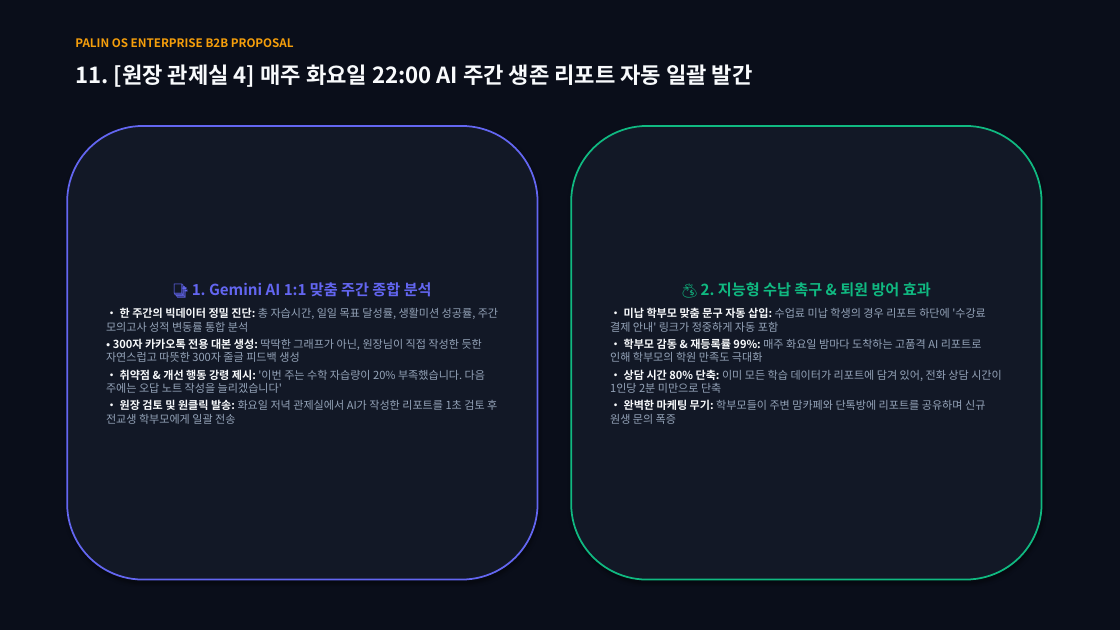
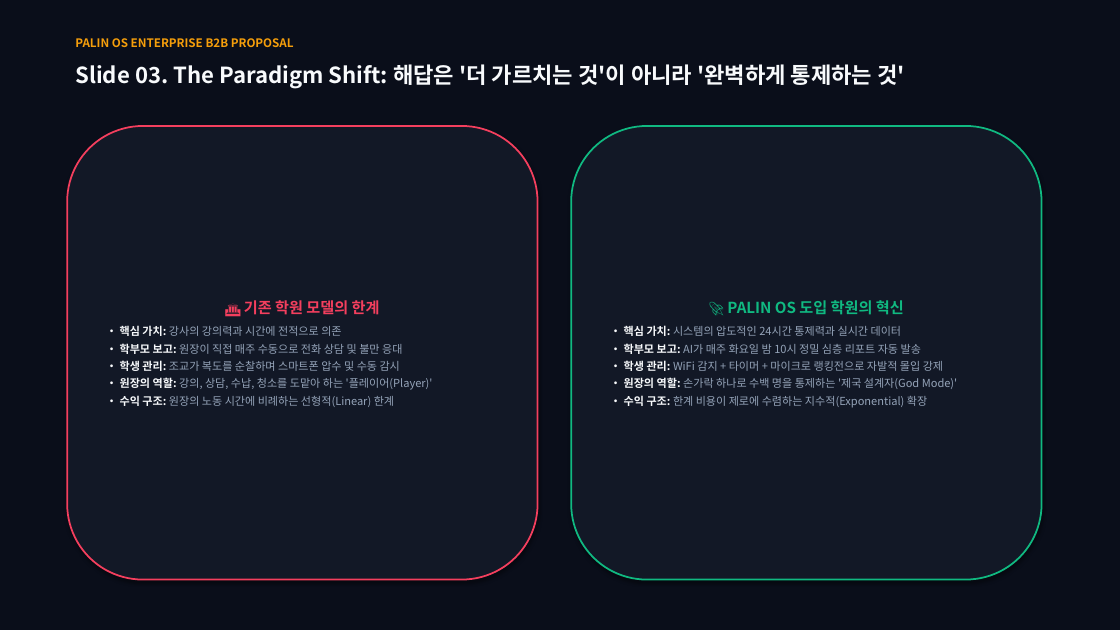
Before and after one commit to cheol-hun-kim/PALIN, a slide deck: slide 3 of PALIN_OS_B2B_Director_Proposal.pptx (slide 12 before the commit). Drawn at 1120x630 pixels with LibreOffice and Linux fonts; fonts in the diff are those of the drawing. Boxes give left, top, right and bottom in pixels: in the first picture for what was removed or moved away, otherwise in the second. Text is boxed around its words. In the diff, an @@ line names an element or a change of style, - is before the commit and + after.

```diff
--- a/PALIN_OS_B2B_Director_Proposal.pptx
+++ b/PALIN_OS_B2B_Director_Proposal.pptx
@@ text at (x1=75, y1=64, x2=905, y2=89): text changed @@
-11. [원장 관제실 4] 매주 화요일 22:00 AI 주간 생존 리포트 자동 일괄 발간
+Slide 03. The Paradigm Shift: 해답은 '더 가르치는 것'이 아니라 '완벽하게 통제하는 것'
@@ rounded rectangle "🏛️ 기존 학원 모델의 한계" at (x1=67, y1=126, x2=538, y2=580): outline #6366F1 1.5 pt to #F43F5E 1.5 pt @@
@@ text in rounded rectangle at (x1=120, y1=300, x2=433, y2=407): text changed @@
-📑 1. Gemini AI 1:1 맞춤 주간 종합 분석
-• 한 주간의 빅데이터 정밀 진단: 총 자습시간, 일일 목표 달성률, 생활미션 성공률, 주간 모의고사 성적 변동률 통합 분석
-• 300자 카카오톡 전용 대본 생성: 딱딱한 그래프가 아닌, 원장님이 직접 작성한 듯한 자연스럽고 따뜻한 300자 줄글 피드백 생성
-• 취약점 & 개선 행동 강령 제시: '이번 주는 수학 자습량이 20% 부족했습니다. 다음 주에는 오답 노트 작성을 늘리겠습니다'
-• 원장 검토 및 원클릭 발송: 화요일 저녁 관제실에서 AI가 작성한 리포트를 1초 검토 후 전교생 학부모에게 일괄 전송
+🏛️ 기존 학원 모델의 한계
+• 핵심 가치: 강사의 강의력과 시간에 전적으로 의존
+• 학부모 보고: 원장이 직접 매주 수동으로 전화 상담 및 불만 응대
+• 학생 관리: 조교가 복도를 순찰하며 스마트폰 압수 및 수동 감시
+• 원장의 역할: 강의, 상담, 수납, 청소를 도맡아 하는 '플레이어(Player)'
+• 수익 구조: 원장의 노동 시간에 비례하는 선형적(Linear) 한계
@@ text in rounded rectangle at (x1=624, y1=300, x2=957, y2=408): text changed @@
-💰 2. 지능형 수납 촉구 & 퇴원 방어 효과
-• 미납 학부모 맞춤 문구 자동 삽입: 수업료 미납 학생의 경우 리포트 하단에 '수강료 결제 안내' 링크가 정중하게 자동 포함
-• 학부모 감동 & 재등록률 99%: 매주 화요일 밤마다 도착하는 고품격 AI 리포트로 인해 학부모의 학원 만족도 극대화
-• 상담 시간 80% 단축: 이미 모든 학습 데이터가 리포트에 담겨 있어, 전화 상담 시간이 1인당 2분 미만으로 단축
-• 완벽한 마케팅 무기: 학부모들이 주변 맘카페와 단톡방에 리포트를 공유하며 신규 원생 문의 폭증
+🚀 PALIN OS 도입 학원의 혁신
+• 핵심 가치: 시스템의 압도적인 24시간 통제력과 실시간 데이터
+• 학부모 보고: AI가 매주 화요일 밤 10시 정밀 심층 리포트 자동 발송
+• 학생 관리: WiFi 감지 + 타이머 + 마이크로 랭킹전으로 자발적 몰입 강제
+• 원장의 역할: 손가락 하나로 수백 명을 통제하는 '제국 설계자(God Mode)'
+• 수익 구조: 한계 비용이 제로에 수렴하는 지수적(Exponential) 확장
```
Also in this commit, not shown: 11 other slides changed, 4 slides added, 6 slides removed, 4 other files.
